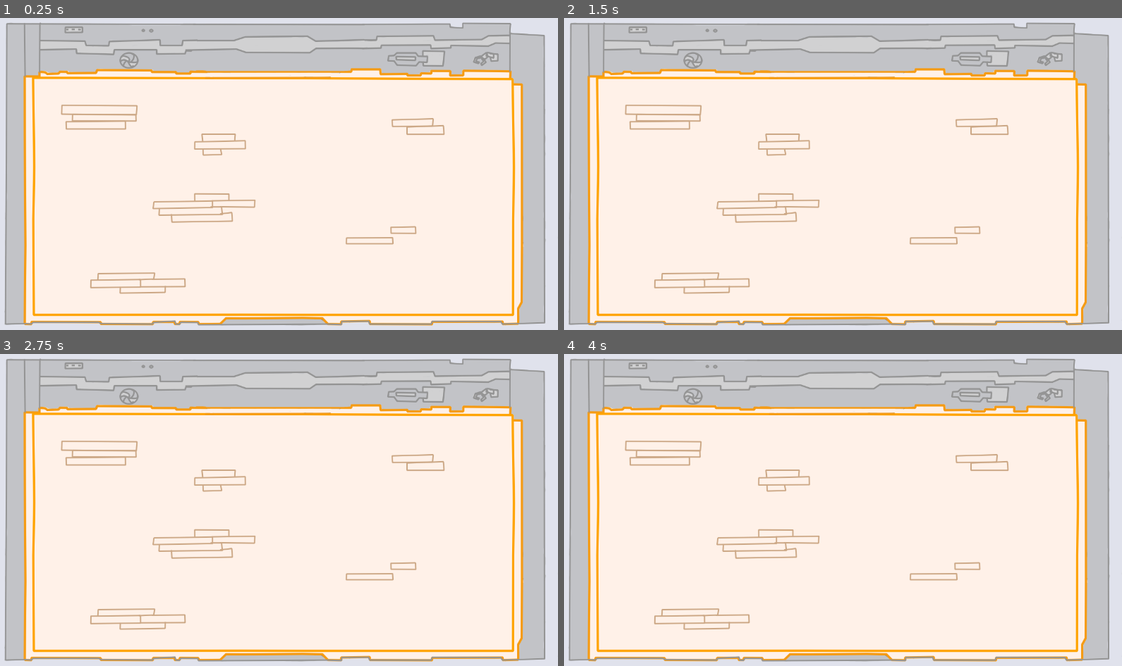
Above: before the commit, frames 1-4 (two rows, left to right).
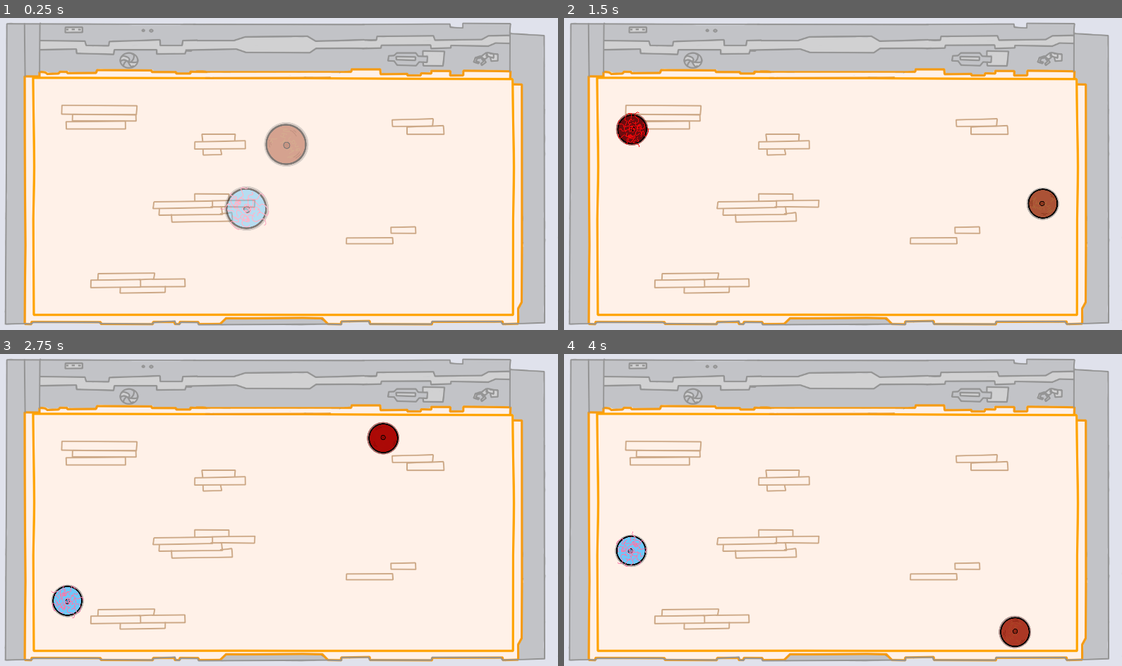
Above: after the commit, the same moments.

Repository: MatiasVME/spinning-battle
Game: Godot game, scene res://game/stage/stage.tscn
Two runs of this game, one before a commit and one after it. Both use one fixed random seed, a clock stepped at 60 frames per second and the inputs below. This scene is started directly instead of the project's main scene.
Inputs:
- Up to frame 1 (0.25 s): no input
- Up to frame 2 (1.5 s): tap Enter (ui_accept) at 0.5, 1.35 s; hold Enter (ui_accept) 0.53-1.28 s
- Up to frame 3 (2.75 s): tap Enter (ui_accept) at 1.52, 1.82 s; hold Enter (ui_accept) from 2.03 s (still down)
- Up to frame 4 (4 s): release Enter (ui_accept) at 2.78 s; tap Enter (ui_accept) at 2.85, 3.02, 3.32 s; hold Enter (ui_accept) from 3.53 s (still down)

The runs differ from the first frame. In frame 1, 1.8% of the frame differs, in the area x 39-56%, y 33-69%; in frame 2, 1.0%; in frame 3, 1.0%; in frame 4, 1.0%.

Commit message:
Primera aproximación a las mecánicas del juego =D

Diff:
--- /dev/null
+++ b/game/spiner/spiner.gd
@@ -0,0 +1,30 @@
+extends RigidBody2D
+
+class_name Spiner
+
+const INITIAL_ACEL = 0.5
+
+var acel := INITIAL_ACEL
+var speed := 100
+
+var _colliding_bodies
+
+func _ready() -> void:
+	apply_central_impulse(Vector2(randi_range(-500, 500), randi_range(-500, 500)))
+
+
+# Called every frame. 'delta' is the elapsed time since the previous frame.
+func _process(delta: float) -> void:
+	acel += delta * 10
+	$Sprite.rotation_degrees += clamp(
+		delta * speed + acel,
+		0.5,
+		50
+	)
+
+
+	_colliding_bodies = get_colliding_bodies()
+	if _colliding_bodies.size() > 0:
+		acel = INITIAL_ACEL
+		#apply_central_impulse(Vector2(randi_range(-50, 50), randi_range(-50, 50)))
+		$AnimHit.play("hit")
--- a/game/spiner/spiner.tscn
+++ b/game/spiner/spiner.tscn
@@ -1,9 +1,155 @@
-[gd_scene load_steps=2 format=3 uid="uid://c2itqdhuwutdm"]
+[gd_scene load_steps=13 format=3 uid="uid://c2itqdhuwutdm"]
+
+[ext_resource type="Script" path="res://game/spiner/spiner.gd" id="1_xpuqu"]
+[ext_resource type="Texture2D" uid="uid://dbhtx7x0kl5dw" path="res://game/spiner/spiner_cat.png" id="2_63yhg"]
+[ext_resource type="Texture2D" uid="uid://bildg5q5iqwyj" path="res://game/spiner/spiner_player.png" id="3_yruae"]
 
 [sub_resource type="PhysicsMaterial" id="PhysicsMaterial_p6msk"]
+bounce = 1.0
+
+[sub_resource type="CircleShape2D" id="CircleShape2D_frgsf"]
+radius = 34.0147
+
+[sub_resource type="SpriteFrames" id="SpriteFrames_r8u1d"]
+animations = [{
+"frames": [{
+"duration": 1.0,
+"texture": ExtResource("2_63yhg")
+}],
+"loop": true,
+"name": &"cat",
+"speed": 5.0
+}, {
+"frames": [{
+"duration": 1.0,
+"texture": ExtResource("3_yruae")
+}],
+"loop": true,
+"name": &"player",
+"speed": 5.0
+}]
+
+[sub_resource type="Animation" id="Animation_2dqac"]
+resource_name = "show"
+step = 0.1
+tracks/0/type = "value"
+tracks/0/imported = false
+tracks/0/enabled = true
+tracks/0/path = NodePath("Sprite:scale")
+tracks/0/interp = 1
+tracks/0/loop_wrap = true
+tracks/0/keys = {
+"times": PackedFloat32Array(0, 0.5),
+"transitions": PackedFloat32Array(0.5, 1),
+"update": 0,
+"values": [Vector2(1, 1), Vector2(0.4, 0.4)]
+}
+tracks/1/type = "value"
+tracks/1/imported = false
+tracks/1/enabled = true
+tracks/1/path = NodePath("Sprite:modulate")
+tracks/1/interp = 1
+tracks/1/loop_wrap = true
+tracks/1/keys = {
+"times": PackedFloat32Array(0, 0.5),
+"transitions": PackedFloat32Array(1, 1),
+"update": 0,
+"values": [Color(1, 1, 1, 0), Color(1, 1, 1, 1)]
+}
+
+[sub_resource type="Animation" id="Animation_wssrq"]
+length = 0.001
+tracks/0/type = "value"
+tracks/0/imported = false
+tracks/0/enabled = true
+tracks/0/path = NodePath("Sprite:scale")
+tracks/0/interp = 1
+tracks/0/loop_wrap = true
+tracks/0/keys = {
+"times": PackedFloat32Array(0),
+"transitions": PackedFloat32Array(1),
+"update": 0,
+"values": [Vector2(0.4, 0.4)]
+}
+tracks/1/type = "value"
+tracks/1/imported = false
+tracks/1/enabled = true
+tracks/1/path = NodePath("Sprite:modulate")
+tracks/1/interp = 1
+tracks/1/loop_wrap = true
+tracks/1/keys = {
+"times": PackedFloat32Array(0),
+"transitions": PackedFloat32Array(1),
+"update": 0,
+"values": [Color(1, 1, 1, 1)]
+}
+
+[sub_resource type="AnimationLibrary" id="AnimationLibrary_obdrf"]
+_data = {
+"RESET": SubResource("Animation_wssrq"),
+"show": SubResource("Animation_2dqac")
+}
+
+[sub_resource type="Animation" id="Animation_qwjkq"]
+resource_name = "hit"
+length = 0.6
+step = 0.1
+tracks/0/type = "value"
+tracks/0/imported = false
+tracks/0/enabled = true
+tracks/0/path = NodePath("Sprite:modulate")
+tracks/0/interp = 1
+tracks/0/loop_wrap = true
+tracks/0/keys = {
+"times": PackedFloat32Array(0, 0.3, 0.6),
+"transitions": PackedFloat32Array(1, 1, 1),
+"update": 0,
+"values": [Color(1, 1, 1, 1), Color(1, 0, 0, 1), Color(1, 1, 1, 1)]
+}
+
+[sub_resource type="Animation" id="Animation_58fbd"]
+length = 0.001
+tracks/0/type = "value"
+tracks/0/imported = false
+tracks/0/enabled = true
+tracks/0/path = NodePath("Sprite:modulate")
+tracks/0/interp = 1
+tracks/0/loop_wrap = true
+tracks/0/keys = {
+"times": PackedFloat32Array(0),
+"transitions": PackedFloat32Array(1),
+"update": 0,
+"values": [Color(1, 1, 1, 1)]
+}
+
+[sub_resource type="AnimationLibrary" id="AnimationLibrary_7swee"]
+_data = {
+"RESET": SubResource("Animation_58fbd"),
+"hit": SubResource("Animation_qwjkq")
+}
 
 [node name="Spiner" type="RigidBody2D"]
 physics_material_override = SubResource("PhysicsMaterial_p6msk")
 lock_rotation = true
+contact_monitor = true
+max_contacts_reported = 1
+script = ExtResource("1_xpuqu")
 
-[node name="CollisionShape2D" type="CollisionShape2D" parent="."]
+[node name="Collision" type="CollisionShape2D" parent="."]
+shape = SubResource("CircleShape2D_frgsf")
+
+[node name="Sprite" type="AnimatedSprite2D" parent="."]
+scale = Vector2(0.4, 0.4)
+sprite_frames = SubResource("SpriteFrames_r8u1d")
+animation = &"player"
+
+[node name="AnimShow" type="AnimationPlayer" parent="."]
+libraries = {
+"": SubResource("AnimationLibrary_obdrf")
+}
+autoplay = "show"
+
+[node name="AnimHit" type="AnimationPlayer" parent="."]
+libraries = {
+"": SubResource("AnimationLibrary_7swee")
+}
--- /dev/null
+++ b/game/stage/stage.gd
@@ -0,0 +1,34 @@
+extends Node2D
+
+var spiner = preload("res://game/spiner/spiner.tscn")
+
+var player_spiner : Spiner
+var boss_spiner : Spiner
+
+
+func _ready() -> void:
+	create_player_spiner()
+	create_boss_spiner()
+
+
+func _input(event: InputEvent) -> void:
+	if event.is_action_pressed("ui_accept"):
+		var dir = (boss_spiner.global_position - player_spiner.global_position).normalized()
+		player_spiner.apply_central_impulse(dir * 1000)
+
+
+func create_player_spiner():
+	var spiner_inst = spiner.instantiate()
+	spiner_inst.global_position = Vector2(randi_range(150, 1150), randi_range(150, 675))
+	player_spiner = spiner_inst
+	add_child(spiner_inst)
+
+
+func create_boss_spiner():
+	var spiner_inst = spiner.instantiate()
+	spiner_inst.global_position = Vector2(randi_range(150, 1150), randi_range(150, 675))
+	boss_spiner = spiner_inst
+
+	boss_spiner.get_node("Sprite").animation = "cat"
+
+	add_child(spiner_inst)
--- a/game/stage/stage.tscn
+++ b/game/stage/stage.tscn
@@ -1,8 +1,10 @@
-[gd_scene load_steps=2 format=3 uid="uid://d13xfdsi4bpip"]
+[gd_scene load_steps=3 format=3 uid="uid://d13xfdsi4bpip"]
 
+[ext_resource type="Script" path="res://game/stage/stage.gd" id="1_4pmbq"]
 [ext_resource type="Texture2D" uid="uid://siqelu8xot0r" path="res://game/stage/mapaBatalla.png" id="1_nnjvv"]
 
 [node name="Stage" type="Node2D"]
+script = ExtResource("1_4pmbq")
 
 [node name="Floor" type="Sprite2D" parent="."]
 texture = ExtResource("1_nnjvv")
--- /dev/null
+++ b/main_screens/main_menu/main_menu.gd
@@ -0,0 +1,5 @@
+extends Control
+
+
+func _on_start_pressed() -> void:
+	get_tree().change_scene_to_file("res://game/stage/stage.tscn")
--- a/main_screens/main_menu/main_menu.tscn
+++ b/main_screens/main_menu/main_menu.tscn
@@ -1,6 +1,7 @@
-[gd_scene load_steps=6 format=3 uid="uid://c8dnw56t41d44"]
+[gd_scene load_steps=7 format=3 uid="uid://c8dnw56t41d44"]
 
 [ext_resource type="FontFile" uid="uid://bkxa3xvcsxrbk" path="res://shared_resources/fonts/roboto/static/Roboto-Bold.ttf" id="1_ikpad"]
+[ext_resource type="Script" path="res://main_screens/main_menu/main_menu.gd" id="1_lo8ma"]
 [ext_resource type="Texture2D" uid="uid://bkmohkyyah5j3" path="res://game/avatars/player.webp" id="2_bk7be"]
 
 [sub_resource type="StyleBoxFlat" id="StyleBoxFlat_r3vf2"]
@@ -46,6 +47,7 @@
 anchor_bottom = 1.0
 grow_horizontal = 2
 grow_vertical = 2
+script = ExtResource("1_lo8ma")
 
 [node name="Background" type="ColorRect" parent="."]
 layout_mode = 1
@@ -133,3 +135,5 @@
 offset_right = 486.0
 offset_bottom = 789.0
 texture = ExtResource("2_bk7be")
+
+[connection signal="pressed" from="Center/VBox/Start" to="." method="_on_start_pressed"]
--- a/project.godot
+++ b/project.godot
@@ -22,6 +22,15 @@
 window/stretch/mode="canvas_items"
 window/stretch/aspect="keep_height"
 
+[editor]
+
+movie_writer/movie_file="/home/matiasvme/SpinningCrazyBattle.avi"
+
+[physics]
+
+2d/default_gravity=0.0
+2d/default_gravity_vector=Vector2(0, 0)
+
 [rendering]
 
 renderer/rendering_method="gl_compatibility"
Binary file added: game/spiner/spiner_cat.png
Not shown, added: game/spiner/spiner_cat.png.import
Binary file added: game/spiner/spiner_player.png
Not shown, added: game/spiner/spiner_player.png.import
